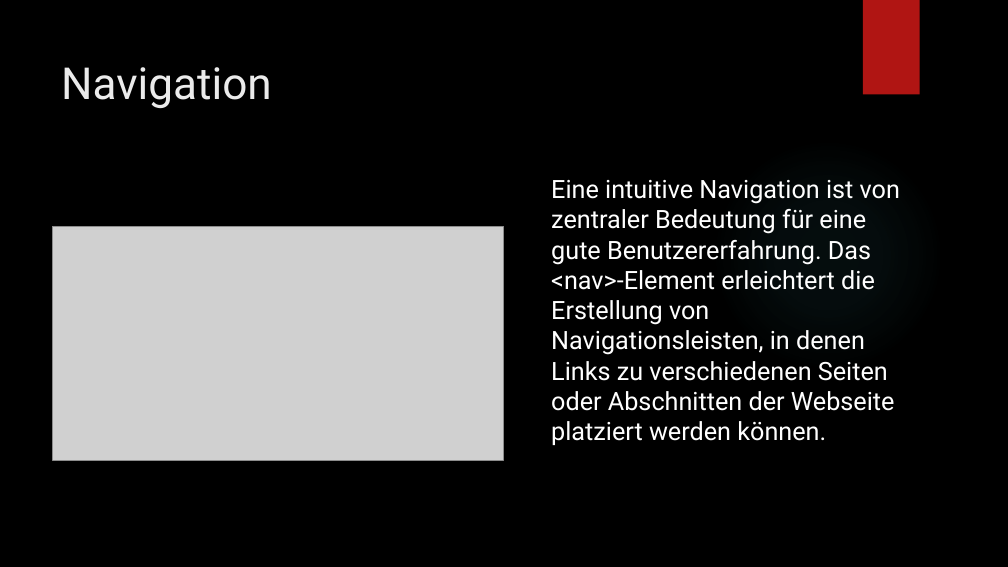
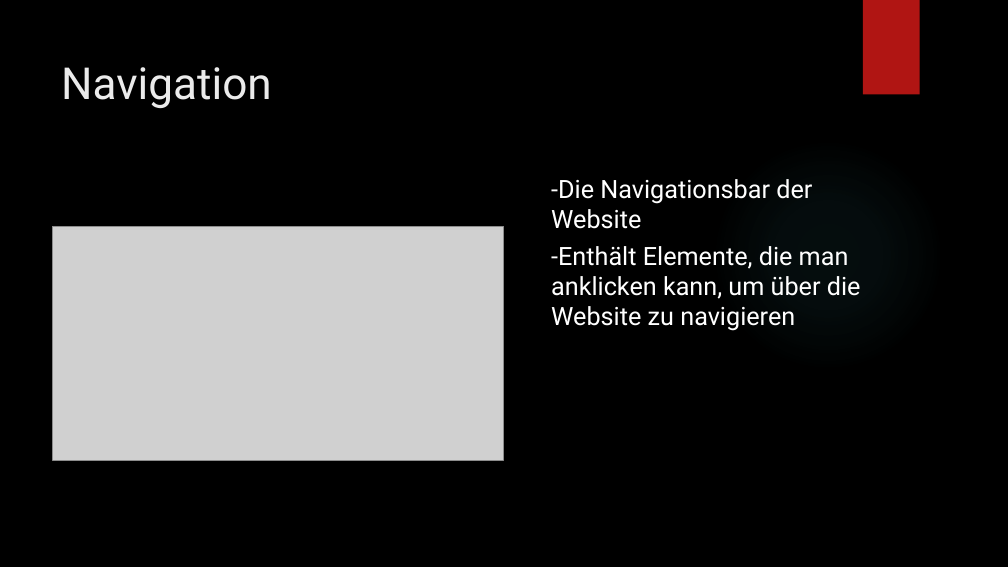
Before and after one commit to Loreytox/LA-1600, a slide deck: slide 3 of HTML-Layout-Elemente.pptx. Drawn at 1008x567 pixels with LibreOffice and Linux fonts; fonts in the diff are those of the drawing; grey boxes stand for pictures; background and template pictures are left out. Boxes give left, top, right and bottom in pixels: in the first picture for what was removed or moved away, otherwise in the second. Text is boxed around its words. In the diff, an @@ line names an element or a change of style, - is before the commit and + after.

```diff
--- a/HTML-Layout-Elemente.pptx
+++ b/HTML-Layout-Elemente.pptx
@@ text at (551,179,861,331): text changed @@
-Eine intuitive Navigation ist von zentraler Bedeutung für eine gute Benutzererfahrung. Das <nav>-Element erleichtert die Erstellung von Navigationsleisten, in denen Links zu verschiedenen Seiten oder Abschnitten der Webseite platziert werden können.
+-Die Navigationsbar der Website
+-Enthält Elemente, die man anklicken kann, um über die Website zu navigieren
```
Also in this commit, not shown: 5 other slides changed, 2 slides added, 2 slides removed.
